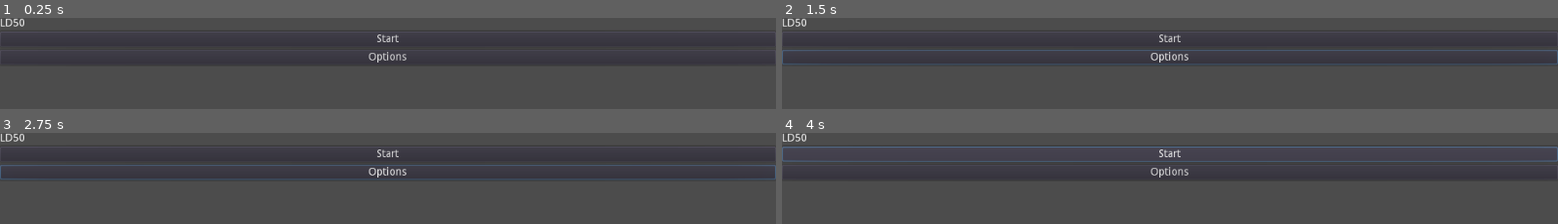
Above: before the commit, frames 1-4 (two rows, left to right).
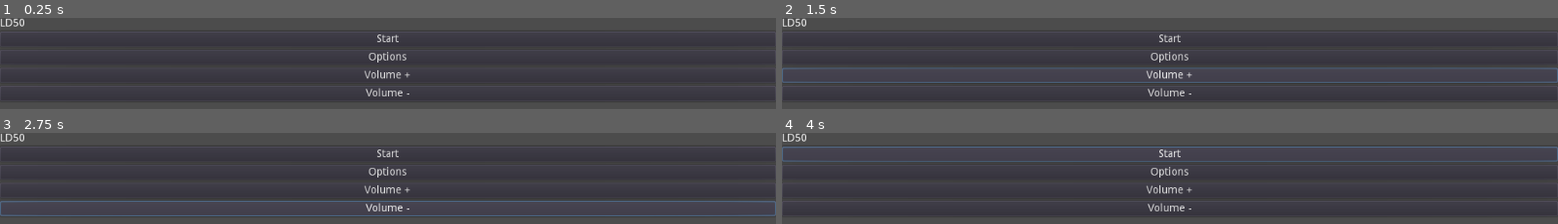
Above: after the commit, the same moments.

Repository: alpacanumerals/LD50-prototype
Game: Godot game, scene res://TitleScreen.tscn
Same seed, same stepped clock (60 frames per second), same inputs: the game is played once before the commit and once after it.
Inputs (mouse positions are in pixels of both pictures, inside the frame that each line leads up to):
- Up to frame 1 (0.25 s): no input
- Up to frame 2 (1.5 s): click "Options" at 0.5 s; click (1170, 75) at 1.25 s, where only the run after the commit has a clickable "Volume +"
- Up to frame 3 (2.75 s): click (388, 208) at 2 s, where only the run after the commit has a clickable "Volume -"
- Up to frame 4 (4 s): click "Start" at 2.75 s; click "Start" at 3.5 s

The runs differ from the first frame. In frame 1, 2.3% of the frame differs, in the area x 4-96%, y 57-91%; in frame 2, 5.2%; in frame 3, 5.4%, in the area x 0-100%, y 35-92%; in frame 4, 2.3%.

Commit message:
volume controls (on main menu)

Diff:
--- /dev/null
+++ b/TitleScreen.gd
@@ -0,0 +1,14 @@
+extends MarginContainer
+
+func _ready():
+    Sound.setup_music()
+    initialise_game_values()
+
+func initialise_game_values():
+    pass
+
+func _on_VolumeUp_pressed():
+    Sound.master_volume_up()
+
+func _on_VolumeDown_pressed():
+    Sound.master_volume_down()
--- a/TitleScreen.tscn
+++ b/TitleScreen.tscn
@@ -1,8 +1,11 @@
-[gd_scene format=2]
+[gd_scene load_steps=2 format=2]
+
+[ext_resource path="res://TitleScreen.gd" type="Script" id=1]
 
 [node name="MarginContainer" type="MarginContainer"]
 anchor_right = 1.0
 anchor_bottom = 1.0
+script = ExtResource( 1 )
 __meta__ = {
 "_edit_use_anchors_": false
 }
@@ -16,14 +19,29 @@
 margin_bottom = 14.0
 text = "LD50"
 
-[node name="Button" type="Button" parent="VBoxContainer"]
+[node name="StartButton" type="Button" parent="VBoxContainer"]
 margin_top = 18.0
 margin_right = 1024.0
 margin_bottom = 38.0
 text = "Start"
 
-[node name="Button2" type="Button" parent="VBoxContainer"]
+[node name="OptionsButton" type="Button" parent="VBoxContainer"]
 margin_top = 42.0
 margin_right = 1024.0
 margin_bottom = 62.0
 text = "Options"
+
+[node name="VolumeUp" type="Button" parent="VBoxContainer"]
+margin_top = 66.0
+margin_right = 1024.0
+margin_bottom = 86.0
+text = "Volume +"
+
+[node name="VolumeDown" type="Button" parent="VBoxContainer"]
+margin_top = 90.0
+margin_right = 1024.0
+margin_bottom = 110.0
+text = "Volume -"
+
+[connection signal="pressed" from="VBoxContainer/VolumeUp" to="." method="_on_VolumeUp_pressed"]
+[connection signal="pressed" from="VBoxContainer/VolumeDown" to="." method="_on_VolumeDown_pressed"]
--- /dev/null
+++ b/autoload/sound.gd
@@ -0,0 +1,39 @@
+extends Node
+
+var Orchestrion
+
+# Called when the node enters the scene tree for the first time.
+func _ready():
+    pass
+
+func setup_music():
+    pause_mode = Node.PAUSE_MODE_PROCESS
+    Orchestrion = AudioStreamPlayer.new()
+    var music = load("res://assets/amusic.mp3")
+    yield(get_tree().create_timer(0.5), "timeout")
+    add_child(Orchestrion)
+    Orchestrion.set_stream(music)
+    Orchestrion.volume_db = 0
+    Orchestrion.pitch_scale = 1
+    Orchestrion.play()
+
+func master_volume_up():
+    var volume = AudioServer.get_bus_volume_db(
+        AudioServer.get_bus_index("Master"))
+    if (volume < 10):
+        volume = volume + 1
+    print (volume)
+    AudioServer.set_bus_volume_db(
+        AudioServer.get_bus_index("Master"), volume)
+    pass
+
+func master_volume_down():
+    var volume = AudioServer.get_bus_volume_db(
+    AudioServer.get_bus_index("Master"))
+    if (volume > -10):
+        volume = volume - 1
+    print (volume)
+    AudioServer.set_bus_volume_db(
+        AudioServer.get_bus_index("Master"), volume)
+    print('v_down')
+    pass
--- a/project.godot
+++ b/project.godot
@@ -14,6 +14,10 @@
 run/main_scene="res://TitleScreen.tscn"
 config/icon="res://icon.png"
 
+[autoload]
+
+Sound="*res://autoload/sound.gd"
+
 [physics]
 
 common/enable_pause_aware_picking=true
--- a/sound.gd
+++ /dev/null
@@ -1,16 +0,0 @@
-extends Node
-
-
-# Declare member variables here. Examples:
-# var a = 2
-# var b = "text"
-
-
-# Called when the node enters the scene tree for the first time.
-func _ready():
-    pass # Replace with function body.
-
-
-# Called every frame. 'delta' is the elapsed time since the previous frame.
-#func _process(delta):
-#    pass
Not shown, added: assets/amusic.mp3.import
Not shown, added: assets/amusic.mp3
